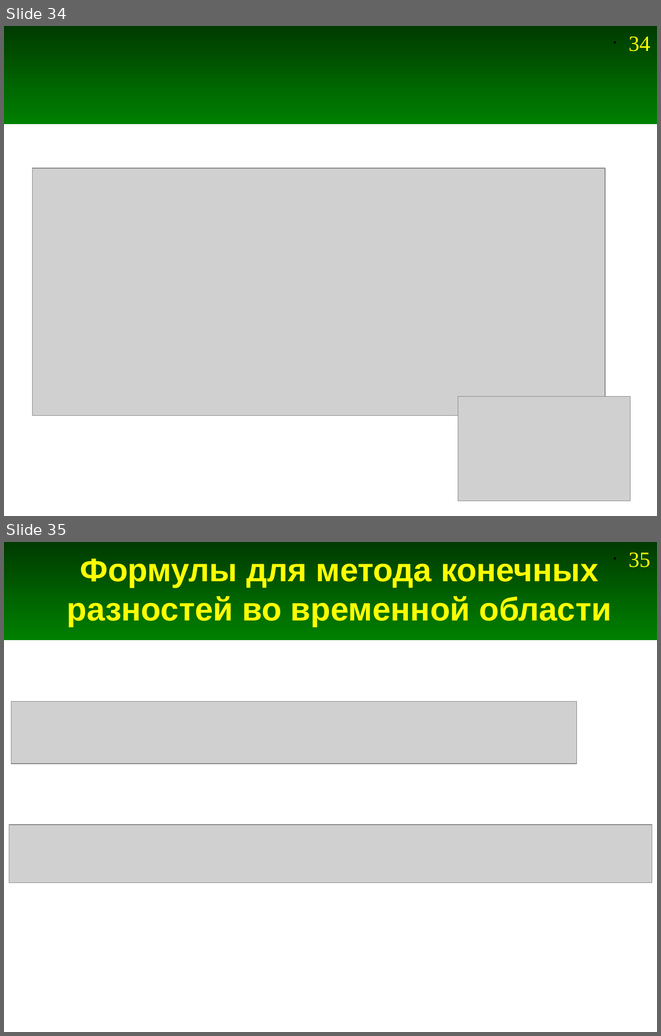
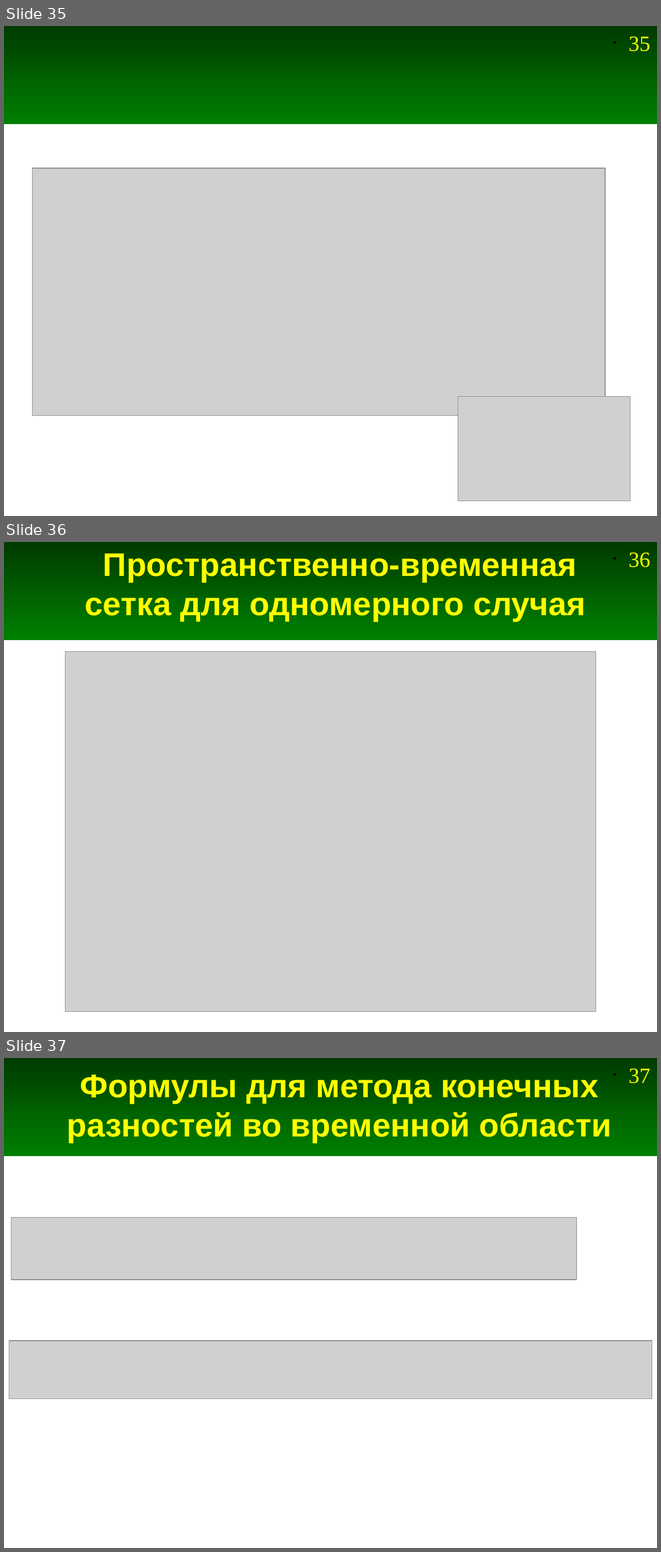
Before and after one commit to Jenyay/modelling, a slide deck: fdtd/presentations/04. FDTD-1D.odp. Shown one above the other, each under a label of ours: slides 34 and 35 before the commit, slides 35, 36 and 37 after it. The pictures are 661x1036 and 661x1552 pixels, drawn with LibreOffice and Linux fonts; fonts in the diff are those of the drawing; grey boxes stand for pictures. Boxes give left, top, right and bottom in pixels: in the first picture for what was removed or moved away, otherwise in the second. Text is boxed around its words. In the diff, an @@ line names an element or a change of style, - is before the commit and + after.

```diff
--- a/fdtd/presentations/04. FDTD-1D.odp
+++ b/fdtd/presentations/04. FDTD-1D.odp
@@ slide 36 added at bbox=[4, 542, 657, 1032], background #FFFFFF; not listed: 2 template elements that a slide beside it also shows @@
@@ title added at bbox=[85, 553, 586, 622], 36 pt, text #FFFF00, bold @@
+Пространственно-временная сетка для одномерного случая
@@ picture added at bbox=[65, 652, 596, 1012] @@
@@ what was slide 34 is now slide 35 @@
@@ page number at bbox=[628, 36, 650, 51]: text changed @@
-• 34
+• 35
@@ what was slide 35 is now slide 37 @@
@@ page number at bbox=[628, 1068, 650, 1083]: text changed @@
-• 35
+• 37
```
Also in this commit, not shown: 3 slides changed, 1 other slide added, 20 other files.
